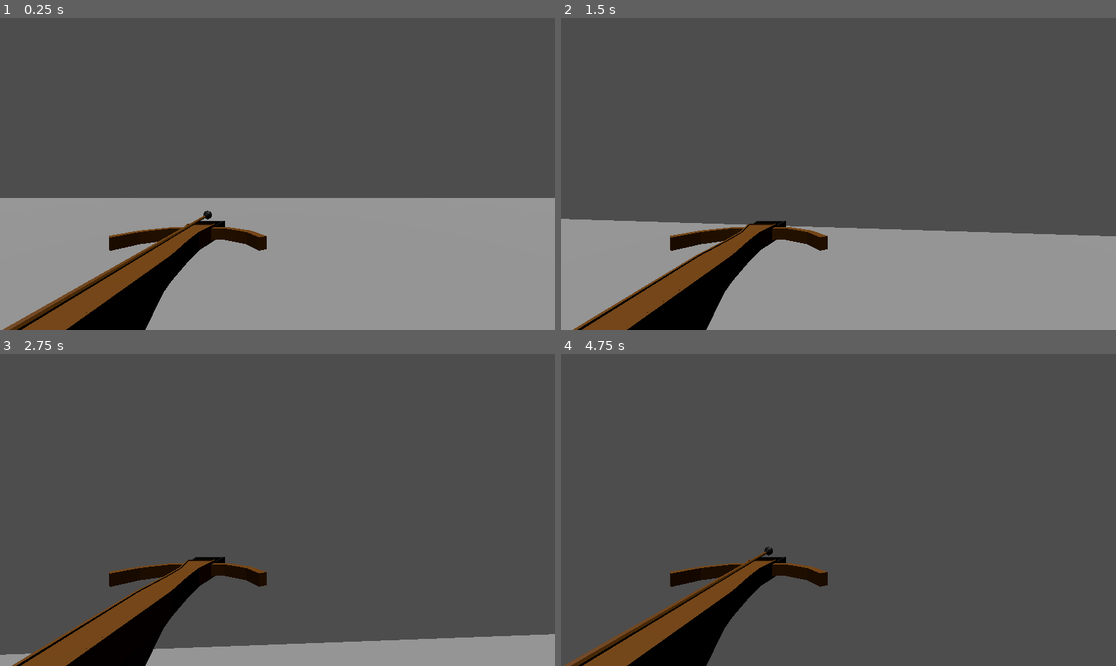
Above: before the commit, frames 1-4 (two rows, left to right).
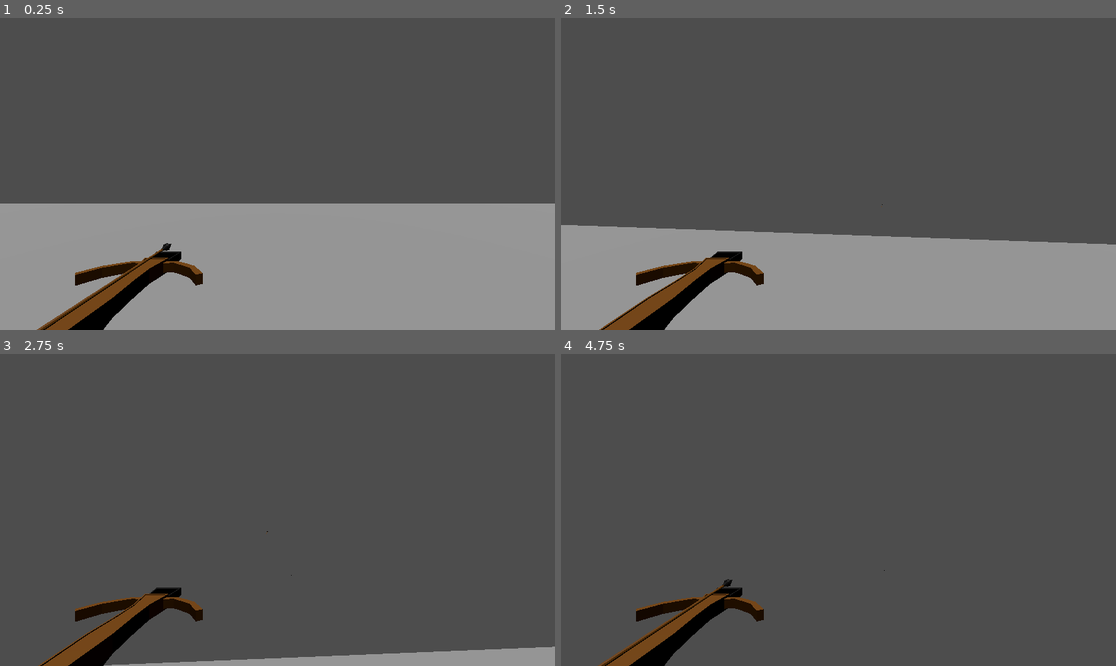
Above: after the commit, the same moments.

Repository: Dendrobyte/OinkITC
Game: Godot game, scene res://main.tscn
Two runs of this game, one before a commit and one after it. Both use one fixed random seed, a clock stepped at 60 frames per second and the inputs below.
Inputs (mouse positions are in pixels of both pictures, inside the frame that each line leads up to):
- Up to frame 1 (0.25 s): no input
- Up to frame 2 (1.5 s): tap Enter (ui_accept) at 0.5 s; move the mouse to (866, 174) at 0.52 s; hold W (move_forward) from 0.53 s (still down); click (866, 174) at 0.6 s; tap Space (jump) at 0.77 s; move the mouse to (810, 174) at 1.27 s; click (810, 174) at 1.35 s
- Up to frame 3 (2.75 s): keep holding W (move_forward); tap Space (jump) at 1.52 s; move the mouse to (288, 503) at 2.02 s; click (288, 503) at 2.1 s
- Up to frame 4 (4.75 s): keep holding W (move_forward); move the mouse to (832, 516) at 2.77 s; click (832, 516) at 2.85 s; tap Space (jump) at 3.02, 3.77, 4.52 s; tap Enter (ui_accept) at 3.5, 4.25 s; move the mouse to (877, 513) at 3.52 s; click (877, 513) at 3.6 s; move the mouse to (794, 506) at 4.27 s; click (794, 506) at 4.35 s

The runs differ from the first frame. In frame 1, 6.6% of the frame differs, in the area x 0-100%, y 57-100%; in frame 2, 6.4%; in frame 3, 7.8%, in the area x 0-100%, y 56-100%; in frame 4, 4.8%.

Commit message:
bolt fires properly

Diff:
--- a/oitc_game/first_person_character.tscn
+++ b/oitc_game/first_person_character.tscn
@@ -6,8 +6,6 @@
 
 [sub_resource type="BoxShape3D" id="BoxShape3D_cnx6i"]
 size = Vector3(1, 0.98645, 1)
-
-[sub_resource type="CapsuleMesh" id="CapsuleMesh_3jj6g"]
 
 [node name="Parent" type="Node3D"]
 
@@ -19,15 +17,10 @@
 shape = SubResource("BoxShape3D_cnx6i")
 
 [node name="Crossbow" parent="CharacterBody3D" instance=ExtResource("2_7spyq")]
-transform = Transform3D(0.64, 0, 0, 0, 0.64, 0, 0, 0, 0.64, -0.623538, 0.770408, -1.11517)
+transform = Transform3D(0.64, 0, 0, 0, 0.64, 0, 0, 0, 0.64, -1.16227, 0.770408, -1.11517)
 script = ExtResource("3_6j3e8")
-bolt_speed = null
-
-[node name="MeshInstance3D" type="MeshInstance3D" parent="CharacterBody3D"]
-transform = Transform3D(1, 0, 0, 0, 1, 0, 0, 0, 1, -0.00532877, 1.0161, 0.00518882)
-mesh = SubResource("CapsuleMesh_3jj6g")
 
 [node name="CameraPivot" type="Node3D" parent="CharacterBody3D"]
 
 [node name="PlayerView" type="Camera3D" parent="CharacterBody3D/CameraPivot"]
-transform = Transform3D(1, 0, 0, 0, 1, 0, 0, 0, 1, 0, 1.60335, 0)
+transform = Transform3D(1, 0, 0, 0, 1, 0, 0, 0, 1, 0, 2.00219, 0.312771)
--- a/oitc_game/model_nodes/BoltItem.gd
+++ b/oitc_game/model_nodes/BoltItem.gd
@@ -1,34 +1,20 @@
 extends RigidBody3D
-
-var fired: bool = false
-var speed_change: int = 0
-var start_origin: Vector3 # needed??
 
 # Called when the node enters the scene tree for the first time.
 func _ready():
-	set_gravity_scale(0)
+	pass
 
 
 # Called every frame. 'delta' is the elapsed time since the previous frame.
-func _process(delta):
-	if (fired):
-		# apply physics until it collides with a player model
-		#print("Flying as fired!")
-		#print("Position is", get_global_position())
-		var curr_motion = get_transform().origin
-		#move_and_collide(Vector3(curr_motion.x*speed_change*delta, curr_motion.y*speed_change*delta, curr_motion.z*speed_change*delta))
+func _process(_delta):
+	# TODO: On collision, cease movement
+	pass
 
 
 
 func fire(speed: int):
-	if (fired == true):
-		queue_free() # Debugging step to remove it for now
-		print("removed!")
-	# TODO: Call parent "reload" function where the check for more bolts will happen
-	print("Fired from bolt item function!")
-	print("The position is", get_global_position())
-	set_gravity_scale(0)
-	speed_change = speed
-	fired = true
+	# TODO: Back is heavier, this function should apply the force to the front, not center of mass?
+	set_gravity_scale(1)
+	apply_central_impulse(-basis.z*speed)
 
 # TODO: signal when player model is entered, and if the bullet is in the group (make that group!) then remove this object, TODO to call a score made function?
--- a/oitc_game/model_nodes/CrossbowItem.gd
+++ b/oitc_game/model_nodes/CrossbowItem.gd
@@ -11,6 +11,7 @@
 var bolt_speed: int = 1 # TODO: move this?
 var originBoltPosition: Vector3
 var originBoltRotation: Vector3
+var originBoltBasis: Basis
 var staticBolt
 var hasStaticBolt: bool
 # TODO: hold on to start position, etc. here instead of in _process
@@ -18,14 +19,14 @@
 # Called when the node enters the scene tree for the first time.
 func _ready():
 	staticBolt = $StaticBolt # The one initially in the scene tree
-	update_origin_position_rotation($StaticBolt.global_position, $StaticBolt.global_rotation)
+	update_origin_position_rotation($StaticBolt.global_position, $StaticBolt.global_rotation, $StaticBolt.global_basis)
 	hasStaticBolt = true
 
 
 # Called every frame. 'delta' is the elapsed time since the previous frame.
 func _process(_delta):
 	# Always update the currBolt position for spawning a new one
-	if hasStaticBolt: update_origin_position_rotation(staticBolt.global_position, staticBolt.global_rotation)
+	if hasStaticBolt: update_origin_position_rotation(staticBolt.global_position, staticBolt.global_rotation, staticBolt.global_basis)
 
 	if Input.is_action_just_pressed("fire") and hasStaticBolt:
 		# Yeet the static bolt
@@ -38,11 +39,11 @@
 		# NOTE: We have the luxury of not worrying about colliding with player because
 		#		collision detection will happen on an opposing client (if "my arrow" hits "someone", not if "an arrow" hits "me")
 		var newBoltToShoot = load("res://model_nodes/DynamicBoltItem.tscn").instantiate()
+		get_parent().get_parent().add_child(newBoltToShoot)
+		newBoltToShoot.set_global_position(originBoltPosition)
+		newBoltToShoot.global_basis = originBoltBasis
 		newBoltToShoot.scale = Vector3(0.64, 0.64, 0.64) # Should be making these params in the scene, I don't like a fixed number like this
-		newBoltToShoot.set_position(originBoltPosition)
-		newBoltToShoot.set_rotation(originBoltRotation)
-		get_parent().get_parent().add_child(newBoltToShoot)
-		newBoltToShoot.fire(4)
+		newBoltToShoot.fire(64)
 
 		# Create a new static bolt, wait a sec to prevent collision
 		await get_tree().create_timer(1).timeout
@@ -54,6 +55,7 @@
 
 
 
-func update_origin_position_rotation(new_position: Vector3, new_rotation: Vector3):
+func update_origin_position_rotation(new_position: Vector3, new_rotation: Vector3, new_basis: Basis):
 	originBoltPosition = new_position
 	originBoltRotation = new_rotation
+	originBoltBasis = new_basis
Binary file changed: oitc_game/assets/StaticBolt.glb
Not shown, changed: oitc_game/assets/StaticBolt.glb.import
Not shown: 1 places in oitc_game/first_person_character.tscn that only renumber resources
Not shown: 1 places in oitc_game/model_nodes/CrossbowItem.tscn that only renumber resources
Not shown: 1 places in oitc_game/model_nodes/DynamicBoltItem.tscn that only renumber resources
Not shown, changed: asset files/Bolt_v1.blend
